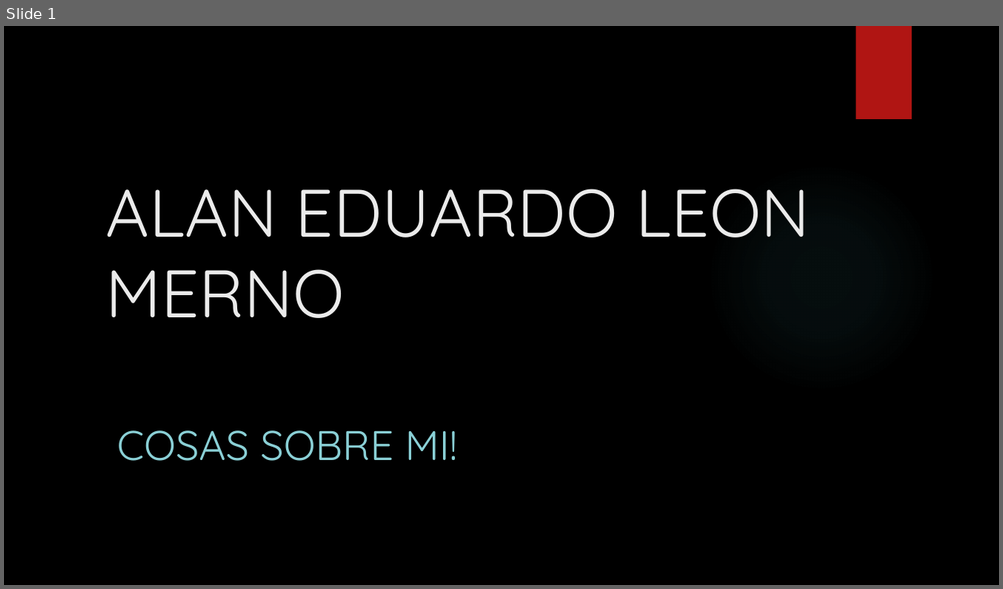
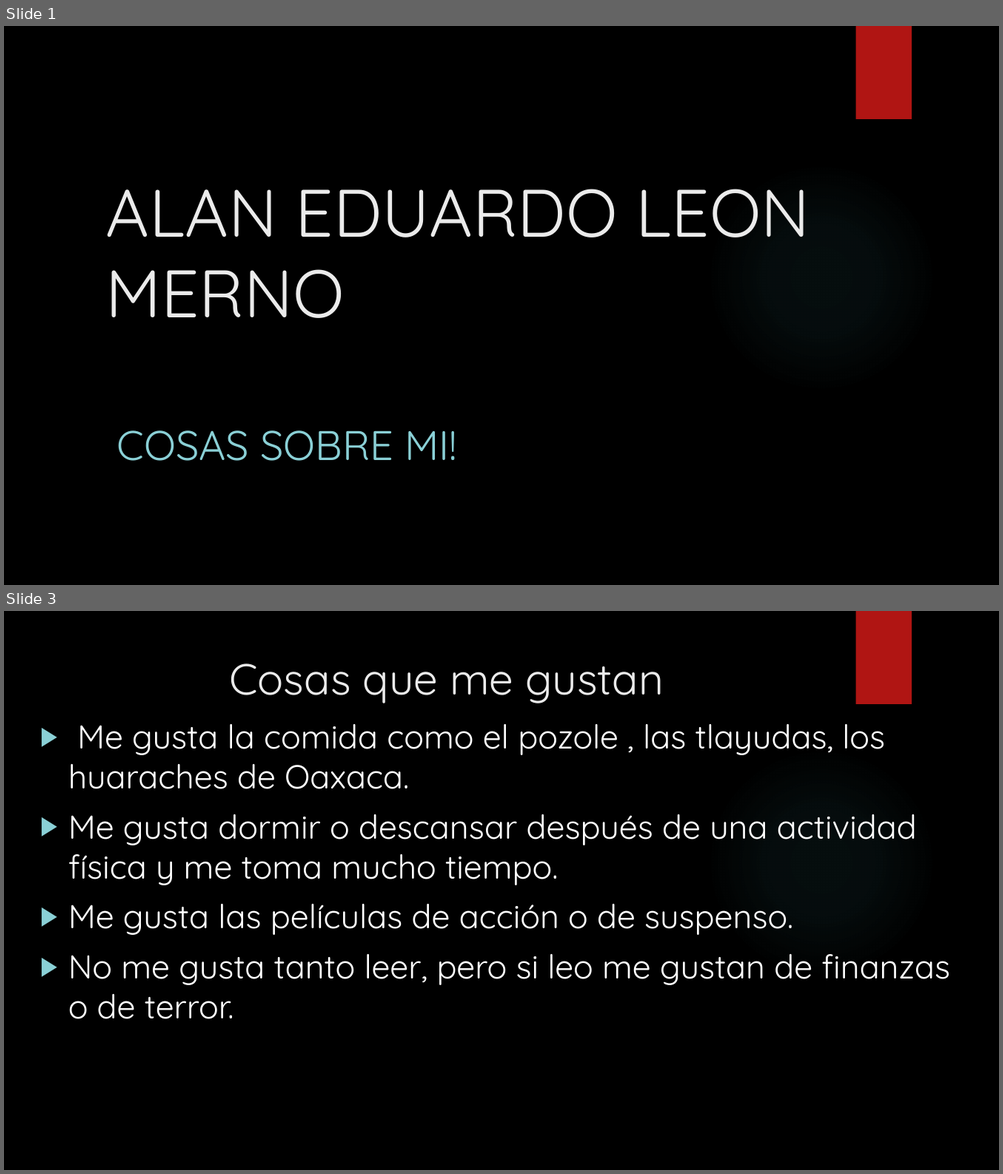
Before and after one commit to Alanbrit00/culturadigital2, a slide deck: Practica 2.pptx. Shown one above the other, each under a label of ours: slide 1 before the commit, slides 1 and 3 after it; the slides between them are not shown. The pictures are 1003x589 and 1003x1174 pixels, drawn with LibreOffice and Linux fonts; fonts in the diff are those of the drawing; background and template pictures are left out. Boxes give left, top, right and bottom in pixels: in the first picture for what was removed or moved away, otherwise in the second. Text is boxed around its words. In the diff, an @@ line names an element or a change of style, - is before the commit and + after.

```diff
--- a/Practica 2.pptx
+++ b/Practica 2.pptx
@@ slide 3 added at [4,611,999,1170], background picture (left out); not listed: 2 template elements that a slide beside it also shows @@
@@ title added at [229,664,663,703], 42 pt, text #EBEBEB @@
+Cosas que me gustan
@@ text added at [68,724,950,1019], 32 pt, text #FFFFFF @@
+▶ Me gusta la comida como el pozole , las tlayudas, los huaraches de Oaxaca.
+▶ Me gusta dormir o descansar después de una actividad física y me toma mucho tiempo.
+▶ Me gusta las películas de acción o de suspenso.
+▶ No me gusta tanto leer, pero si leo me gustan de finanzas o de terror.
```
Also in this commit, not shown: 1 other slide added, 1 slide removed.
